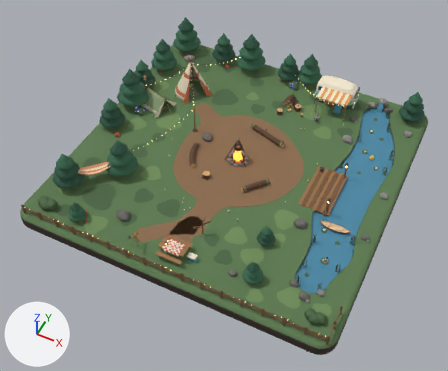
One commit to the glTF model client/public/models/campfire.glb: the scene before it, then after it.
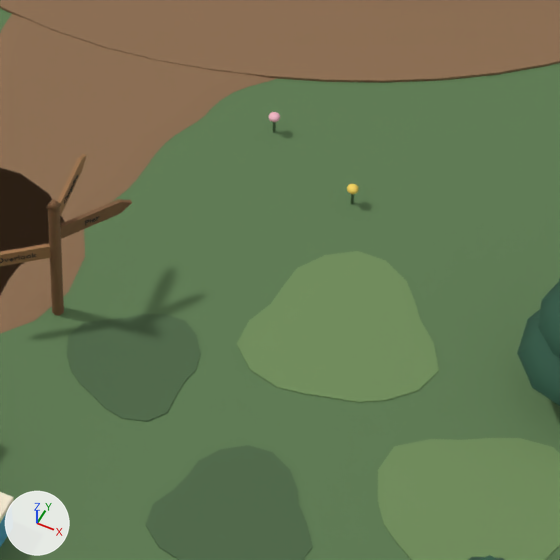
The first picture shows the older version from a camera (50 mm lens) standing at (12.5, -27.2, 30.8) and looking at (-0.3, -1.6, -1.2). The close-ups show the older and then the newer version on the part from 44% to 58% of the width and 53% to 71% of the height of that picture. Only the edits that show in the close-ups are written down. Every picture has the same lights, and +X, +Y and +Z are marked at lower left. Where no turn or scale is listed for an object, it has been applied to the vertices. Vertices at exactly the same position are counted once.

Before the edit, the objects in view are built like this:
```python
ob_campfire_glamping = bpy.data.objects.new('Campfire_Glamping', me_campfire_glampingmesh)
ob_campfire_glamping.location = (0.0, 0.0, 0.0)
ob_campfire_trees = bpy.data.objects.new('Campfire_Trees', me_campfire_treesmesh)
ob_campfire_trees.location = (0.0, 0.0, 0.0)
ob_prop_signpost = bpy.data.objects.new('Prop_Signpost', me_prop_signpostmesh)
ob_prop_signpost.location = (0.85, -6.75, 0.0)
# also in view: 'Campfire_Ground' at (0.0, 0.0, -0.6); 'Campfire_Grass' at (-0.1, 0.1, 0.0); 'Campfire_Paths' at (-0.3, -2.3, 0.0)
```
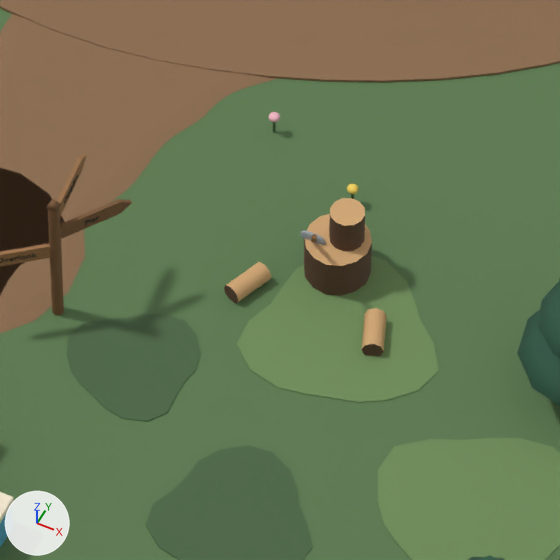
Pixel boxes (x1, y1, x2, y2) of what changed, in the close-ups (560 x 560 px):
'Campfire_Glamping', reshaped
    before: (0, 492, 14, 547)
    after: (0, 214, 386, 547)
'Prop_WoodChop_03_Log', added
    after: (329, 198, 365, 251)
    faces in mat_cf_bark (brown #5e4230): (329, 216, 365, 251)
    faces in mat_cf_woodcut (beige #d2a774): (330, 198, 365, 226)
'Prop_WoodChop_03_Hatchet', added
    after: (301, 230, 325, 245)
    faces in mat_cf_steel (grey #9ea5ac): (301, 230, 325, 245)
part 1 of me_campfire_glampingmesh, added
    after: (224, 262, 271, 303)
part 2 of me_campfire_glampingmesh, added
    after: (362, 308, 386, 356)
part 3 of me_campfire_glampingmesh, added
    after: (304, 214, 372, 296)

The change, as a list of edits to the scene's bpy script:
```text
Change me_campfire_glampingmesh:
    used by ob_campfire_glamping; location = (0.0, 0.0, 0.0)
    remove me_campfire_glampingmesh.from_pydata(...)  # 2622 vertices, 4782 faces; spans x -7.8..7.1, y -9.9..9.6, z -0.2..2.3
    add me_campfire_glampingmesh.from_pydata(...)  # 2742 vertices, 4998 faces; spans x -7.8..7.1, y -9.9..9.6, z -0.2..2.3
    me_campfire_glampingmesh part 1: the loose piece of 16 vertices spanning x 1.1..1.4, y 6.0..6.4, z 0.0..0.1 is copied, and the copy is moved by (0.8, -12.2, 0.0); it spans x 1.9..2.1, y -6.1..-5.8, z 0.0..0.1
    me_campfire_glampingmesh part 2: the loose piece of 16 vertices spanning x 2.1..2.4, y 6.0..6.4, z 0.0..0.1 is copied, and the copy is moved by (0.8, -12.2, 0.0); it spans x 2.9..3.1, y -6.1..-5.8, z 0.0..0.1
    me_campfire_glampingmesh part 3: a new loose piece of 28 vertices spanning x 2.3..2.7, y -5.8..-5.3, z 0.0..0.4
    other edits to the shape of me_campfire_glampingmesh do not show in these pictures
Add me_prop_woodchop_03_logmesh:
    me_prop_woodchop_03_logmesh.from_pydata(...)  # 24 vertices, 44 faces; spans x -0.126..0.126, y -0.126..0.126, z 0.0..0.3
    # faces by material slot: [24, 20]
    me_prop_woodchop_03_logmesh.materials.append(mat_cf_bark)  # brown #5e4230
    me_prop_woodchop_03_logmesh.materials.append(mat_cf_woodcut)  # beige #d2a774
Add me_prop_woodchop_03_hatchetmesh:
    me_prop_woodchop_03_hatchetmesh.from_pydata(...)  # 72 vertices, 136 faces; spans x -0.108..0.117, y -0.215..0.026, z -0.044..0.339
    # faces by material slot: [108, 28]
    me_prop_woodchop_03_hatchetmesh.materials.append(mat_cf_steel)  # grey #9ea5ac
    me_prop_woodchop_03_hatchetmesh.materials.append(mat_cf_pole)  # brown #8a6440
Add ob_prop_woodchop_03_log:
    ob_prop_woodchop_03_log = bpy.data.objects.new('Prop_WoodChop_03_Log', me_prop_woodchop_03_logmesh)
    ob_prop_woodchop_03_log.location = (2.55, -5.46, 0.36)
Add ob_prop_woodchop_03_hatchet:
    ob_prop_woodchop_03_hatchet = bpy.data.objects.new('Prop_WoodChop_03_Hatchet', me_prop_woodchop_03_hatchetmesh)
    ob_prop_woodchop_03_hatchet.location = (2.35, -5.6, 0.37)
```
